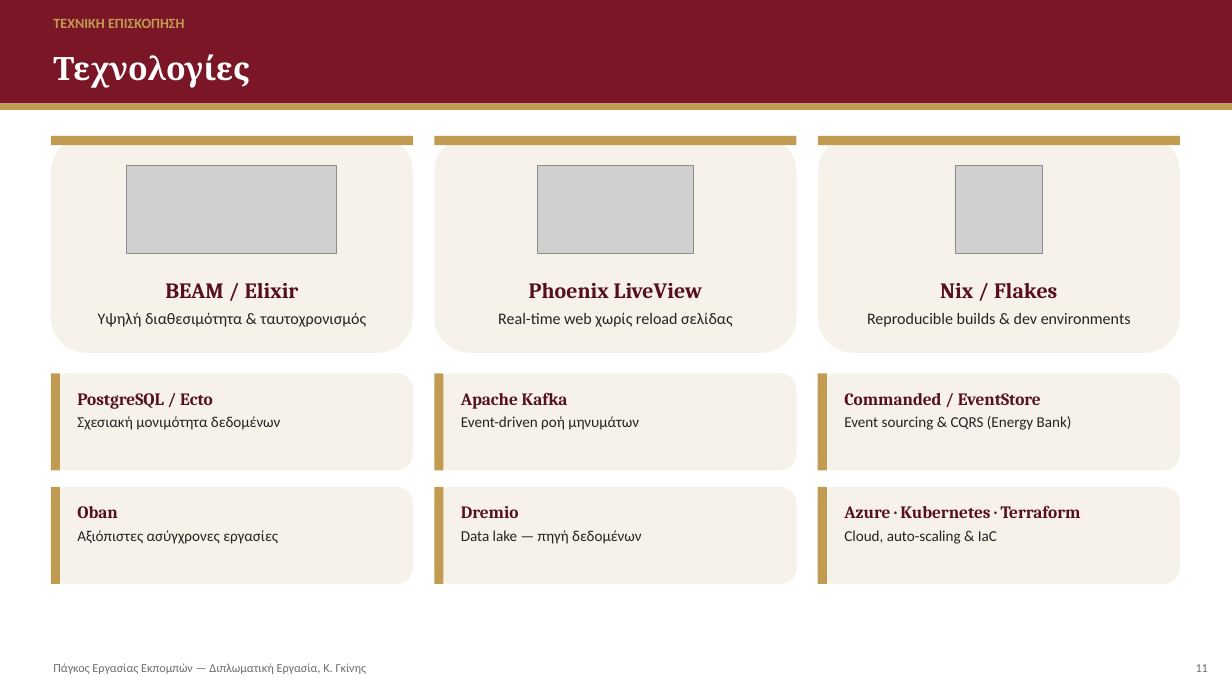
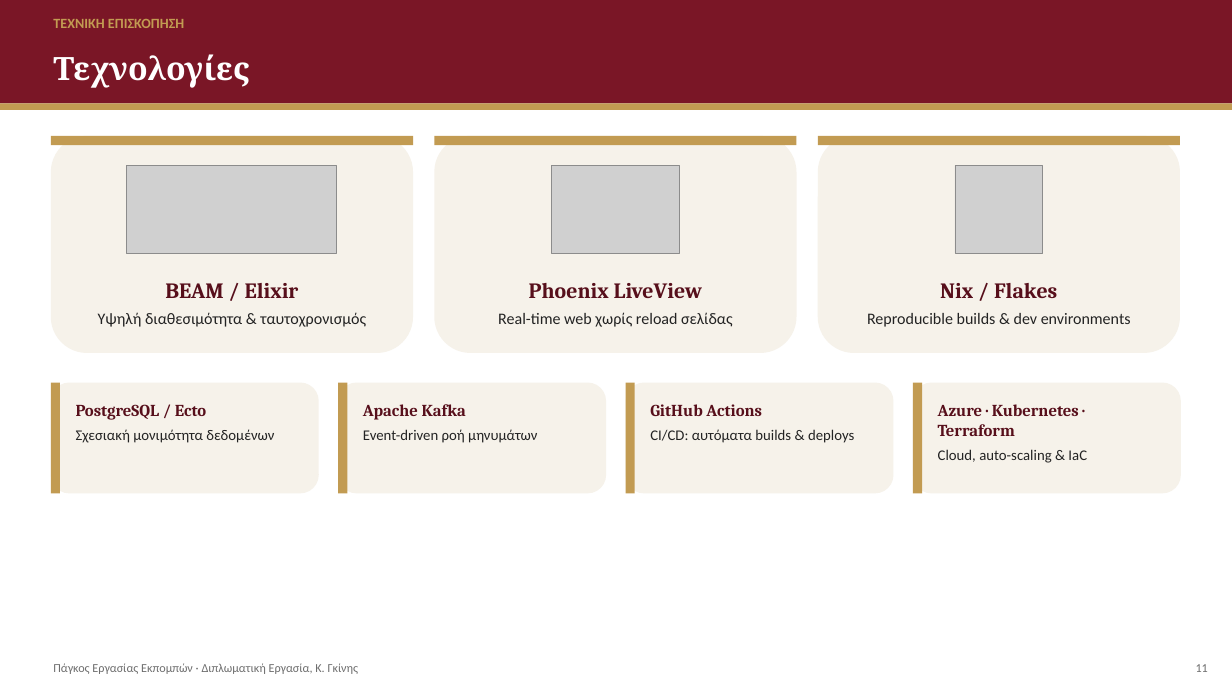
Before and after one commit to konst-gkinis/diplomatiki, a slide deck: slide 12 of presentations/defense.pptx. Drawn at 1232x693 pixels with LibreOffice and Linux fonts; fonts in the diff are those of the drawing; grey boxes stand for pictures. Boxes give left, top, right and bottom in pixels: in the first picture for what was removed or moved away, otherwise in the second. Text is boxed around its words. In the diff, an @@ line names an element or a change of style, - is before the commit and + after.

```diff
--- a/presentations/defense.pptx
+++ b/presentations/defense.pptx
@@ text at [53,19,184,28]: text changed @@
-ΤΕΧΝΙΚΉ ΕΠΙΣΚΌΠΗΣΗ
+ΤΕΧΝΙΚΗ ΕΠΙΣΚΟΠΗΣΗ
@@ picture: place and size @@
-picture at [538,165,694,253]
+picture at [551,165,679,253]
@@ rectangle: place and size @@
-rectangle at [51,373,60,470]
+rectangle at [51,383,60,494]
@@ rounded rectangle: place and size @@
-rounded rectangle at [51,373,413,470]
+rounded rectangle at [51,383,319,494]
@@ rectangle: place and size @@
-rectangle at [434,373,444,470]
+rectangle at [338,383,348,494]
@@ rounded rectangle: place and size @@
-rounded rectangle at [434,373,797,470]
+rounded rectangle at [338,383,606,494]
@@ rectangle: place and size @@
-rectangle at [818,373,827,470]
+rectangle at [626,383,635,494]
@@ rounded rectangle: place and size @@
-rounded rectangle at [818,373,1180,470]
+rounded rectangle at [626,383,894,494]
@@ rectangle: place and size @@
-rectangle at [51,487,60,584]
+rectangle at [913,383,922,494]
@@ rounded rectangle: place and size @@
-rounded rectangle at [51,487,413,584]
+rounded rectangle at [913,383,1181,494]
@@ text "PostgreSQL / Ecto": place and size @@
-text "PostgreSQL / Ecto" at [77,393,280,430]
+text "PostgreSQL / Ecto" at [76,404,274,443]
@@ text "PostgreSQL / Ecto" at [76,404,274,443]: size 13.5 to 13 pt in "PostgreSQL / Ecto"; size 11.8 to 11.5 pt in "Σχεσιακή μονιμότητα δεδομένων"; more space between paragraphs; line spacing 1 to 1.02 @@
@@ text "Apache Kafka": place and size @@
-text "Apache Kafka" at [461,392,639,430]
+text "Apache Kafka" at [363,404,537,443]
@@ text "Apache Kafka" at [363,404,537,443]: size 13.5 to 13 pt in "Apache Kafka"; size 11.8 to 11.5 pt in "Event-driven ροή μηνυμάτων"; more space between paragraphs; line spacing 1 to 1.02 @@
@@ text added at [650,404,854,443], 11.5 pt, text #232323 @@
+GitHub Actions
+CI/CD: αυτόματα builds & deploys
@@ text removed at [844,393,1072,430] @@
-Commanded / EventStore
-Event sourcing & CQRS (Energy Bank)
@@ text "Azure · Kubernetes · Terraform": place and size @@
-text "Azure · Kubernetes · Terraform" at [844,505,1081,544]
+text "Azure · Kubernetes · Terraform" at [938,404,1087,463]
@@ text "Azure · Kubernetes · Terraform" at [938,404,1087,463]: size 13.5 to 13 pt in "Azure · Kubernetes · Terraform"; size 11.8 to 11.5 pt in "Cloud, auto-scaling & IaC"; more space between paragraphs; line spacing 1 to 1.02 @@
@@ text removed at [77,506,278,544] @@
-Oban
-Αξιόπιστες ασύγχρονες εργασίες
@@ rounded rectangle removed at [434,487,797,584] @@
@@ rectangle removed at [434,487,444,584] @@
@@ text removed at [461,506,641,544] @@
-Dremio
-Data lake — πηγή δεδομένων
@@ rounded rectangle removed at [818,487,1180,584] @@
@@ rectangle removed at [818,487,827,584] @@
@@ text at [53,663,359,674]: text changed @@
-Πάγκος Εργασίας Εκπομπών — Διπλωματική Εργασία, Κ. Γκίνης
+Πάγκος Εργασίας Εκπομπών · Διπλωματική Εργασία, Κ. Γκίνης
```
Also in this commit, not shown: 15 other slides changed, 1 slide added, 22 other files.
